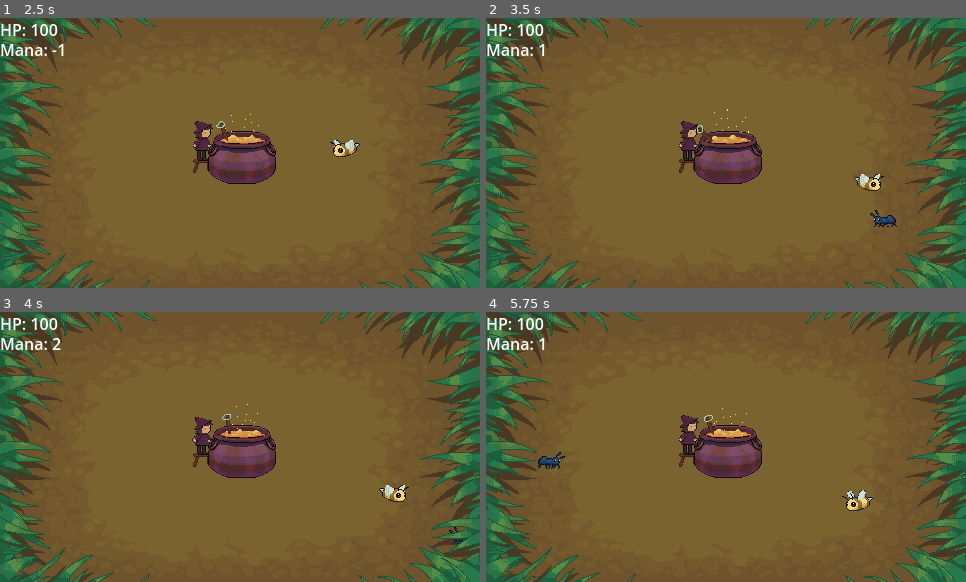
Above: before the commit, frames 1-4 (two rows, left to right).
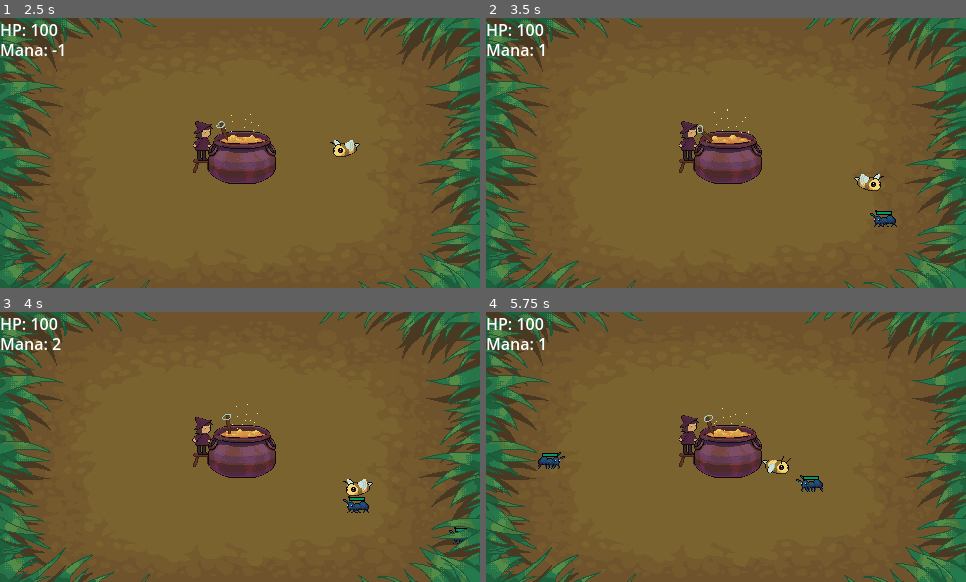
Above: after the commit, the same moments.

Repository: HarryLin349/WitchGame
Game: Godot game, scene res://overworld.tscn
Two runs of this game, one before a commit and one after it. Both use one fixed random seed, a clock stepped at 60 frames per second and the inputs below.
Inputs (mouse positions are in pixels of both pictures, inside the frame that each line leads up to):
- Up to frame 1 (2.5 s): move the mouse to (345, 139) at 0.52 s; click (345, 139) at 0.67 s; move the mouse to (144, 166) at 1.27 s; click (144, 166) at 1.42 s; move the mouse to (288, 93) at 2.02 s; click (288, 93) at 2.17 s
- Up to frame 2 (3.5 s): move the mouse to (702, 207) at 2.77 s; click (702, 207) at 2.92 s
- Up to frame 3 (4 s): move the mouse to (384, 487) at 3.52 s; click (384, 487) at 3.67 s
- Up to frame 4 (5.75 s): move the mouse to (582, 406) at 4.27 s; click (582, 406) at 4.42 s; move the mouse to (750, 447) at 5.02 s; click (750, 447) at 5.17 s

Frame 1 is identical in both runs. In frame 2, less than 0.1% of the frame differs, in the area x 81-85%, y 71-73%; in frame 3, 0.7%; in frame 4, 0.8%, in the area x 11-81%, y 52-74%.

Commit message:
healthbars WIP

Diff:
--- a/Enemies/ant.gd
+++ b/Enemies/ant.gd
@@ -1,7 +1,7 @@
 extends Enemy
 
 func _ready():
-	health = 3
+	health = 2
 	damage = 1
 	speed = 100
 	attackCooldown = 0.25
--- a/Enemies/ant.tscn
+++ b/Enemies/ant.tscn
@@ -1,7 +1,8 @@
-[gd_scene load_steps=8 format=3 uid="uid://dxcvi0xq8haw4"]
+[gd_scene load_steps=9 format=3 uid="uid://dxcvi0xq8haw4"]
 
 [ext_resource type="Script" path="res://Enemies/ant.gd" id="1_yyqik"]
 [ext_resource type="Texture2D" uid="uid://bpbi57qm2hfgn" path="res://Assets/ant2.png" id="2_4jmwy"]
+[ext_resource type="PackedScene" uid="uid://bjk54byq3grku" path="res://HealthBar.tscn" id="3_d5wvv"]
 
 [sub_resource type="AtlasTexture" id="AtlasTexture_a3r80"]
 atlas = ExtResource("2_4jmwy")
@@ -51,3 +52,9 @@
 position = Vector2(1, 11)
 rotation = 1.5708
 shape = SubResource("CapsuleShape2D_2mcni")
+
+[node name="HealthBar" parent="." instance=ExtResource("3_d5wvv")]
+offset_left = -7.0
+offset_top = 3.0
+offset_right = -7.0
+offset_bottom = 3.0
--- a/Enemies/enemy.gd
+++ b/Enemies/enemy.gd
@@ -56,5 +56,7 @@
 
 func take_damage(amount: int):
 	health -= amount
+	if ($HealthBar):
+		$HealthBar.update_health(health, maxHealth)
 	if health <= 0:
 		queue_free() # Remove the enemy if health reaches 0
--- a/Game Logic/spawner.gd
+++ b/Game Logic/spawner.gd
@@ -54,7 +54,6 @@
 		EnemyType.SLUG:
 			spawnEnemy(slugScene.instantiate(), Vector2(spawnX, spawnY), 1, 0.8)
 
-
 	spawnEnemy(enemyInstance, Vector2(spawnX, spawnY), 1, 0.8)
 
 	enemyInstance.position = Vector2(spawnX, spawnY)
--- /dev/null
+++ b/HealthBar.tscn
@@ -0,0 +1,22 @@
+[gd_scene load_steps=2 format=3 uid="uid://bjk54byq3grku"]
+
+[ext_resource type="Script" path="res://health_bar.gd" id="1_tqcq8"]
+
+[node name="HealthBar" type="Control"]
+layout_mode = 3
+anchors_preset = 0
+script = ExtResource("1_tqcq8")
+
+[node name="BackgroundBar" type="ColorRect" parent="."]
+layout_mode = 0
+offset_right = 16.0
+offset_bottom = 4.0
+color = Color(0, 0, 0, 1)
+
+[node name="ForegroundBar" type="ColorRect" parent="."]
+layout_mode = 0
+offset_left = 1.0
+offset_top = 1.0
+offset_right = 15.0
+offset_bottom = 3.0
+color = Color(0, 0.605849, 0.412457, 1)
--- a/Summons/Bee.gd
+++ b/Summons/Bee.gd
@@ -5,7 +5,7 @@
 # Bee-specific summon properties
 func _ready():
 	health = 4
-	damage = 3
+	damage = 1
 	speed = 50
 	summonCost = 5
 	attackCooldown = 0.5
--- /dev/null
+++ b/health_bar.gd
@@ -0,0 +1,11 @@
+extends Control
+
+# Function to update the health bar.
+func update_health(current_health: float, max_health: float) -> void:
+	print("updating health")
+	if max_health > 0:
+		# Calculate the size ratio of health (clamp to avoid weird sizes)
+		var health_ratio = clamp(current_health / max_health, 0, 1)
+		print(health_ratio)
+		# Set the width of the green bar to represent the current health
+		$ForegroundBar.rect_size.x = $BackgroundBar.rect_size.x * health_ratio - 2
--- a/player.gd
+++ b/player.gd
@@ -10,7 +10,6 @@
 var currentCooldown: float = 0.1
 
 
-
 func _process(delta):
 	# Get the screen's center point (viewport center)
 	if currentCooldown > 0:
@@ -19,7 +18,6 @@
 	var previous_position = position
 	var collision = move_and_slide()
 	if collision:
-		print("collided!")
 		var collided = get_last_slide_collision().get_collider()
 		if collided is Enemy:
 			attackEnemy(collided)
